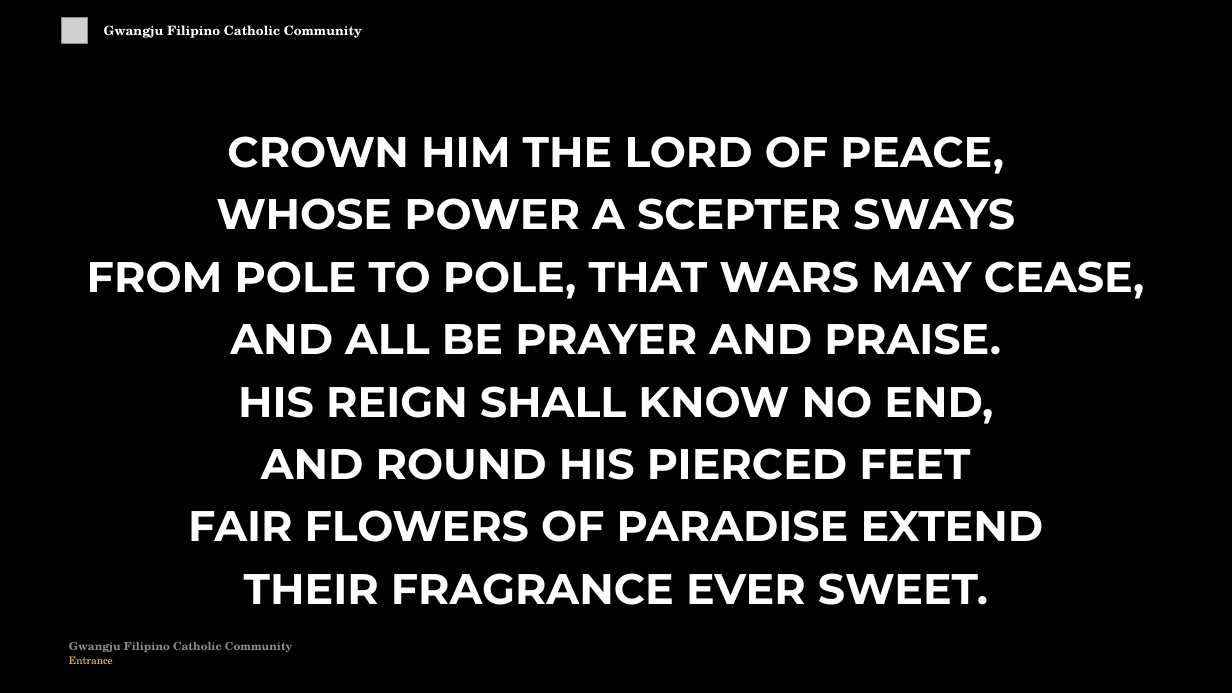
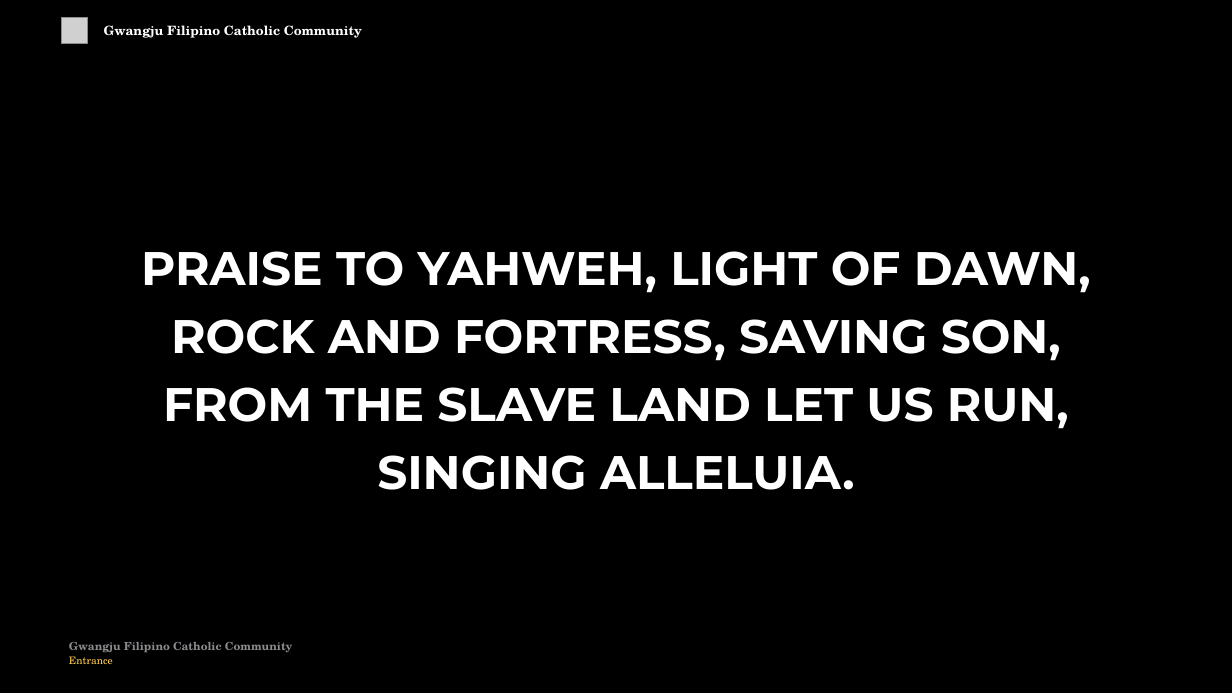
Before and after one commit to divinogabriel9/verbum, a slide deck: slide 7 of outputs/GFCC17May2026_Eastertide.pptx (slide 6 before the commit). Drawn at 1232x693 pixels with LibreOffice and Linux fonts; fonts in the diff are those of the drawing; grey boxes stand for pictures. Boxes give left, top, right and bottom in pixels: in the first picture for what was removed or moved away, otherwise in the second. Text is boxed around its words. In the diff, an @@ line names an element or a change of style, - is before the commit and + after.

```diff
--- a/outputs/GFCC17May2026_Eastertide.pptx
+++ b/outputs/GFCC17May2026_Eastertide.pptx
@@ text at (141, 251, 1091, 490): text changed; size 50 to 55 pt @@
-CROWN HIM THE LORD OF PEACE,
-WHOSE POWER A SCEPTER SWAYS
-FROM POLE TO POLE, THAT WARS MAY CEASE,
-AND ALL BE PRAYER AND PRAISE.
-HIS REIGN SHALL KNOW NO END,
-AND ROUND HIS PIERCED FEET
-FAIR FLOWERS OF PARADISE EXTEND
-THEIR FRAGRANCE EVER SWEET.
+PRAISE TO YAHWEH, LIGHT OF DAWN,
+ROCK AND FORTRESS, SAVING SON,
+FROM THE SLAVE LAND LET US RUN,
+SINGING ALLELUIA.
```
Also in this commit, not shown: 10 other slides changed, 13 slides added, 2 slides removed, 11 other files.
